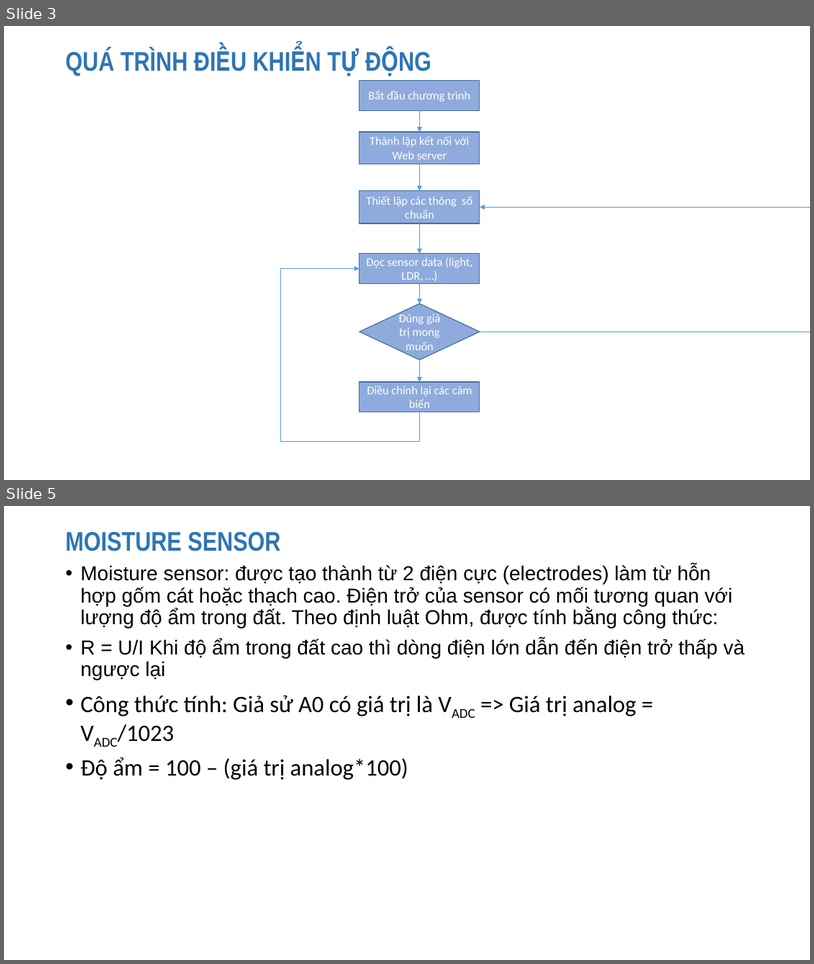
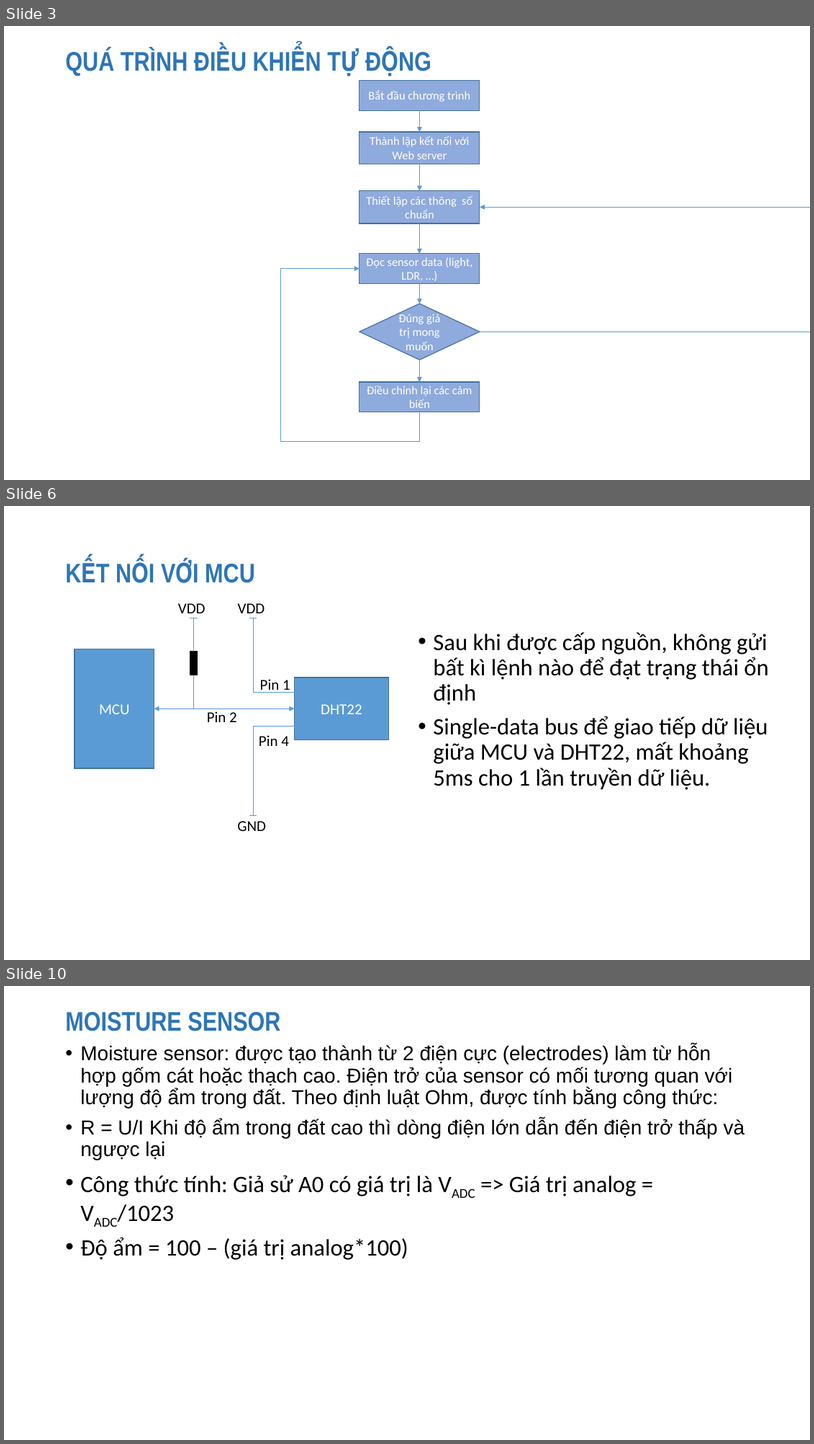
Before and after one commit to tearpolaris/Thesis, a slide deck: Slide/Connetc_IOT.pptx. Shown one above the other, each under a label of ours: slides 3 and 5 before the commit, slides 3, 6 and 10 after it; the slides between them are not shown. The pictures are 814x964 and 814x1444 pixels, drawn with LibreOffice and Linux fonts; fonts in the diff are those of the drawing. Boxes give left, top, right and bottom in pixels: in the first picture for what was removed or moved away, otherwise in the second. Text is boxed around its words. In the diff, an @@ line names an element or a change of style, - is before the commit and + after.

```diff
--- a/Slide/Connetc_IOT.pptx
+++ b/Slide/Connetc_IOT.pptx
@@ slide 6 added at (4,506,810,960), background #FFFFFF @@
@@ title added at (205,564,255,583), 32 pt, text #2E75B6, bold @@
+KẾT NỐI VỚI MCU
@@ text added at (178,603,206,618), 18 pt, text #000000 @@
+VDD
@@ text added at (238,603,265,618), 18 pt, text #000000 @@
+VDD
@@ line added from (190, 618) to (198, 618), #5B9BD5 0.5 pt @@
@@ line added from (194, 618) to (194, 651), #5B9BD5 0.5 pt @@
@@ line added from (250, 618) to (257, 618), #5B9BD5 0.5 pt @@
@@ elbow line added from (294, 692) to (253, 618), #5B9BD5 0.5 pt @@
@@ text added at (433,632,769,790), 28 pt, text #000000 @@
+• Sau khi được cấp nguồn, không gửi bất kì lệnh nào để đạt trạng thái ổn định
+• Single-data bus để giao tiếp dữ liệu giữa MCU và DHT22, mất khoảng 5ms cho 1 lần truyền dữ liệu.
@@ rectangle added at (75,649,154,768), fill #5B9BD5, outline #43739E 1 pt, 18 pt, text #FFFFFF @@
+MCU
@@ rectangle added at (190,651,198,674), fill #000000, outline #000000 1 pt @@
@@ line added from (194, 675) to (194, 708), #5B9BD5 0.5 pt @@
@@ rectangle added at (294,677,388,739), fill #5B9BD5, outline #43739E 1 pt, 18 pt, text #FFFFFF @@
+DHT22
@@ text added at (260,679,291,692), 18 pt, text #000000 @@
+Pin 1
@@ double arrow added from (154, 708) to (294, 708), #5B9BD5 0.5 pt @@
@@ text added at (207,711,237,722), 18 pt, text #000000 @@
+Pin 2
@@ elbow line added from (294, 728) to (253, 815), #5B9BD5 0.5 pt @@
@@ text added at (259,735,289,746), 18 pt, text #000000 @@
+Pin 4
@@ text added at (237,821,266,831), 18 pt, text #000000 @@
+GND
@@ line added from (250, 815) to (257, 815), #5B9BD5 0.5 pt @@
@@ what was slide 5 is now slide 10 @@
```
Also in this commit, not shown: 2 slides changed, 4 other slides added, 1 other file.
